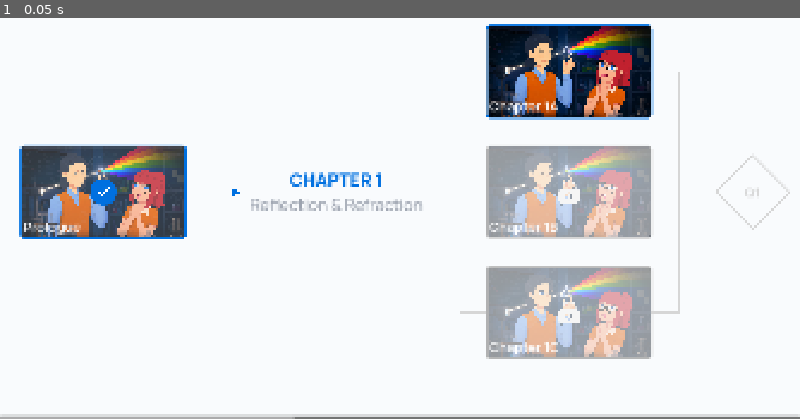
Above: before the commit, frame 1.
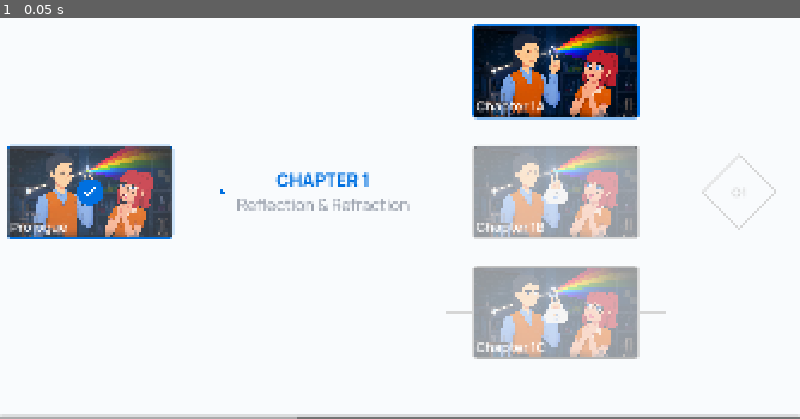
Above: after the commit, the same moment.

Repository: Daniel-Ope06/qzed_adaptive_vn_poc
Game: Godot game, scene res://scenes/menus/timeline.tscn
Two runs of this game, one before a commit and one after it. Both use one fixed random seed, a clock stepped at 60 frames per second and the inputs below.
Inputs:
- Up to frame 1 (0.05 s): no input

The runs differ from the first frame. In frame 1, 15% of the frame differs, in the area x 0-99%, y 1-100%.

Commit message:
fix(ui): reduce timeline margins

Diff:
--- a/scenes/menus/timeline.tscn
+++ b/scenes/menus/timeline.tscn
@@ -18,10 +18,10 @@
 layout_mode = 2
 size_flags_horizontal = 3
 size_flags_vertical = 3
-theme_override_constants/margin_left = 48
-theme_override_constants/margin_top = 48
-theme_override_constants/margin_right = 48
-theme_override_constants/margin_bottom = 48
+theme_override_constants/margin_left = 16
+theme_override_constants/margin_top = 16
+theme_override_constants/margin_right = 16
+theme_override_constants/margin_bottom = 16
 
 [node name="LineCanvas" type="Control" parent="MarginContainer" unique_id=13911905]
 layout_mode = 2
